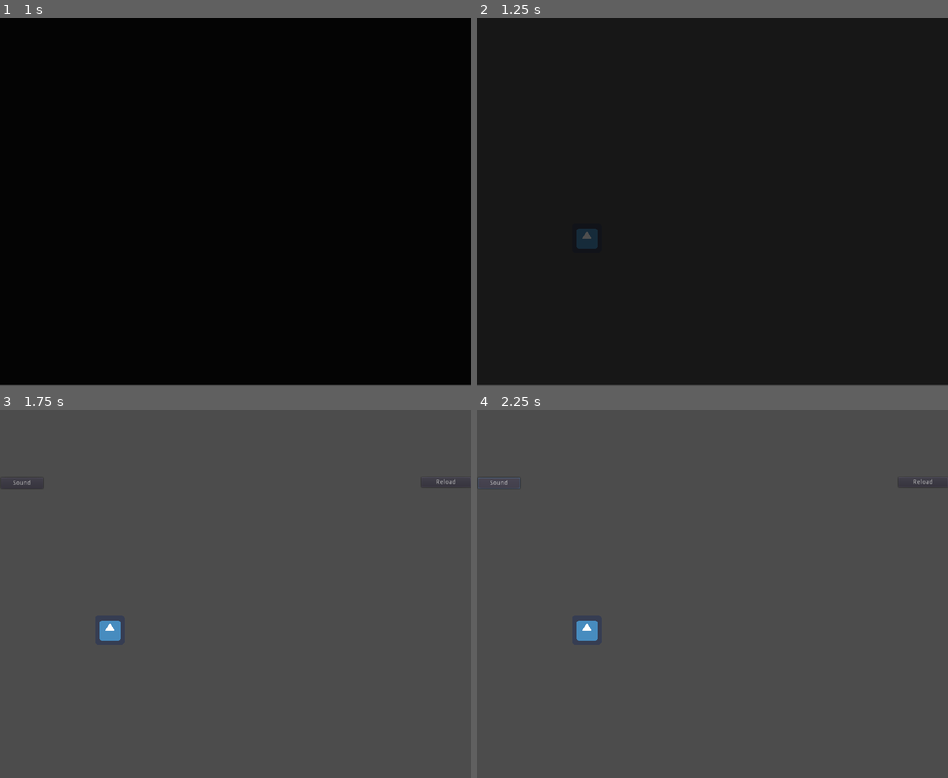
Above: before the commit, frames 1-4 (two rows, left to right).
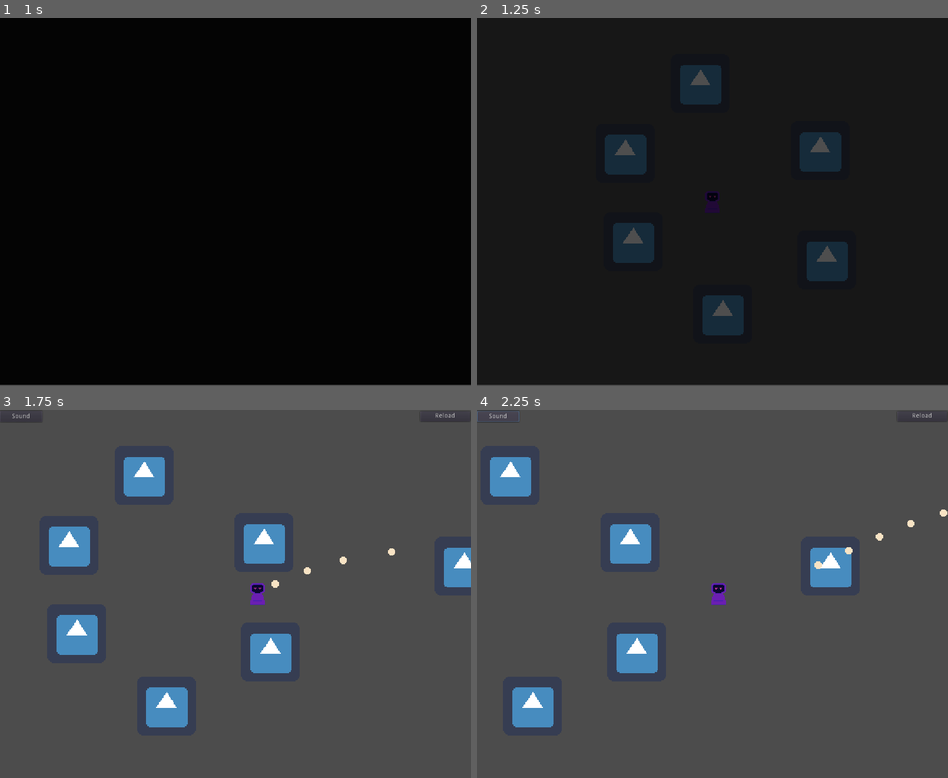
Above: after the commit, the same moments.

Repository: LeoCal4/LD46-Sanjuro-Game
Game: Godot game, scene res://Menu/Menu.tscn
Two runs of this game, one before a commit and one after it. Both use one fixed random seed, a clock stepped at 60 frames per second and the inputs below. The engine's default icon, where the game draws it, is replaced by a stand-in: a white triangle on a blue panel in a dark square.
Inputs (mouse positions are in pixels of both pictures, inside the frame that each line leads up to):
- Up to frame 1 (1 s): click "START" at 0.5 s
- Up to frame 2 (1.25 s): no input
- Up to frame 3 (1.75 s): move the mouse to (339, 575) at 1.27 s; press the mouse at (339, 575) at 1.28 s; hold Right (right) from 1.28 s (still down)
- Up to frame 4 (2.25 s): release Right (right) at 2 s; release the mouse at (816, 575) at 2 s; click "Sound" at 2 s

Frame 1 is identical in both runs. In frame 2, 6.0% of the frame differs, in the area x 21-79%, y 12-87%; in frame 3, 6.9%, in the area x 0-100%, y 0-87%; in frame 4, 5.3%.
Error before the commit: Invalid set index 'can_sound' (on base: 'Node (Globals.gd)') with value of type 'bool'. (res://Globals/UI/UI.gd:19)

Commit message:
Player and bullets base

Diff:
--- a/Globals/UI/UI.gd
+++ b/Globals/UI/UI.gd
@@ -16,4 +16,4 @@
 		SceneLoader.reload_scene()
 
 func _on_Button2_button_up():
-	Globals.can_sound = !Globals.sound
+	Globals.sound = !Globals.sound
--- a/Globals/UI/UI.tscn
+++ b/Globals/UI/UI.tscn
@@ -10,17 +10,17 @@
 position = Vector2( 0, 6 )
 
 [node name="Sound" type="Button" parent="Buttons"]
-margin_left = 2.0
-margin_top = 141.0
-margin_right = 94.0
-margin_bottom = 165.0
+margin_left = -0.332703
+margin_top = -3.6275
+margin_right = 91.6673
+margin_bottom = 20.3725
 text = "Sound"
 
 [node name="Reload" type="Button" parent="Buttons"]
-margin_left = 916.486
-margin_top = 140.051
-margin_right = 1024.49
-margin_bottom = 162.051
+margin_left = 914.153
+margin_top = -3.41016
+margin_right = 1022.16
+margin_bottom = 18.5898
 text = "Reload"
 [connection signal="button_up" from="Buttons/Sound" to="." method="_on_Button2_button_up"]
 [connection signal="button_down" from="Buttons/Reload" to="." method="_on_Button_button_down"]
--- /dev/null
+++ b/Player/Bullet/Bullet.gd
@@ -0,0 +1,14 @@
+extends Area2D
+
+export var speed = 10
+export var damage = 10
+var direction = Vector2()
+
+func _physics_process(delta):
+	position += direction * speed
+
+func _on_Bullet_body_entered(body):
+	if body.is_in_group('enemies'):
+		pass
+		#body.recieve_damage(damage, linear_velocity.normalized())
+	queue_free()
--- /dev/null
+++ b/Player/Bullet/Bullet.tscn
@@ -0,0 +1,16 @@
+[gd_scene load_steps=4 format=2]
+
+[ext_resource path="res://Player/Bullet/Bullet.gd" type="Script" id=1]
+[ext_resource path="res://Player/Bullet/Bullet.png" type="Texture" id=2]
+
+[sub_resource type="CircleShape2D" id=1]
+radius = 4.03942
+
+[node name="Bullet" type="Area2D"]
+script = ExtResource( 1 )
+
+[node name="Sprite" type="Sprite" parent="."]
+texture = ExtResource( 2 )
+
+[node name="CollisionShape2D" type="CollisionShape2D" parent="."]
+shape = SubResource( 1 )
--- /dev/null
+++ b/Player/Player.gd
@@ -0,0 +1,62 @@
+extends KinematicBody2D
+
+const MOVE_SPEED = 3000
+const MAX_SPEED = MOVE_SPEED * 12
+const SHOOT_DELAY = 0.1
+const FRICTION = 10
+const MAX_HEALTH = 100
+const DAMAGE = 30
+
+onready var bullet_start_position = $BulletStartPosition
+const bullet_scene = preload("res://Player/Bullet/Bullet.tscn")
+
+var health
+var move_dir
+var velocity
+var acceleration
+var shoot_delay_timer
+var can_shoot
+
+
+func _ready():
+	health = MAX_HEALTH
+	move_dir = Vector2(0, 0)
+	velocity = Vector2(0, 0)
+	acceleration = Vector2.ZERO
+	shoot_delay_timer = get_tree().create_timer(SHOOT_DELAY)
+	can_shoot = true
+	yield(get_tree(), 'idle_frame')
+	get_tree().call_group('enemies', 'set_player', self)
+
+func _physics_process(delta):
+	_handle_movement_input()
+	_handle_shooting()
+	_apply_movement(delta)
+	_apply_friction(delta)
+	#look_at(get_global_mouse_position())
+
+func _handle_movement_input():
+	move_dir = Vector2.ZERO
+	var move_dir_y = int(Input.is_action_pressed('down')) - int(Input.is_action_pressed('up'))
+	var move_dir_x = int(Input.is_action_pressed('right')) - int(Input.is_action_pressed('left'))
+	move_dir = Vector2(move_dir_x, move_dir_y).normalized()
+
+func _apply_movement(delta):
+	acceleration = move_dir * MOVE_SPEED * delta
+	velocity += acceleration.clamped(MAX_SPEED)
+	velocity = move_and_slide(velocity)
+
+func _apply_friction(delta):
+	velocity = velocity.linear_interpolate(Vector2.ZERO, FRICTION * delta)
+
+func _handle_shooting():
+	if Input.is_action_pressed('shoot') and can_shoot:
+		can_shoot = false
+		var bullet_instance = bullet_scene.instance()
+		bullet_instance.position = bullet_start_position.get_global_position()
+		bullet_instance.direction = -(self.global_position - get_global_mouse_position()).normalized()
+		bullet_instance.damage = DAMAGE
+		#bullet_instance.apply_impulse(Vector2.ZERO, Vector2(bullet_instance.speed, 0).rotated(rotation))
+		get_tree().get_root().add_child(bullet_instance)
+		yield(get_tree().create_timer(SHOOT_DELAY), "timeout")
+		can_shoot = true
--- /dev/null
+++ b/Player/Player.tscn
@@ -0,0 +1,30 @@
+[gd_scene load_steps=4 format=2]
+
+[ext_resource path="res://Player/Player.gd" type="Script" id=1]
+[ext_resource path="res://Player/Character.png" type="Texture" id=2]
+
+[sub_resource type="CapsuleShape2D" id=1]
+radius = 6.53317
+height = 11.3728
+
+[node name="Player" type="KinematicBody2D"]
+script = ExtResource( 1 )
+
+[node name="Sprite" type="Sprite" parent="."]
+texture = ExtResource( 2 )
+
+[node name="CollisionShape2D" type="CollisionShape2D" parent="."]
+shape = SubResource( 1 )
+
+[node name="Camera2D" type="Camera2D" parent="."]
+rotating = true
+current = true
+zoom = Vector2( 0.5, 0.5 )
+smoothing_enabled = true
+smoothing_speed = 10.0
+drag_margin_left = 0.1
+drag_margin_top = 0.1
+drag_margin_right = 0.1
+drag_margin_bottom = 0.1
+
+[node name="BulletStartPosition" type="Position2D" parent="."]
--- a/Scene1.tscn
+++ b/Scene1.tscn
@@ -1,9 +1,47 @@
-[gd_scene load_steps=2 format=2]
+[gd_scene load_steps=3 format=2]
 
-[ext_resource path="res://icon.png" type="Texture" id=1]
+[ext_resource path="res://Player/Player.tscn" type="PackedScene" id=1]
+[ext_resource path="res://icon.png" type="Texture" id=2]
 
 [node name="Scene1" type="Node2D"]
 
-[node name="icon" type="Sprite" parent="."]
-position = Vector2( 238.832, 478.403 )
-texture = ExtResource( 1 )
+[node name="Player" parent="." instance=ExtResource( 1 )]
+position = Vector2( 460.079, 211.946 )
+
+[node name="Walls" type="Node" parent="."]
+
+[node name="Sprite" type="Sprite" parent="Walls"]
+position = Vector2( 365.153, 158.949 )
+texture = ExtResource( 2 )
+
+[node name="Sprite2" type="Sprite" parent="Walls"]
+position = Vector2( 373.745, 254.891 )
+texture = ExtResource( 2 )
+
+[node name="Sprite3" type="Sprite" parent="Walls"]
+position = Vector2( 584.245, 274.939 )
+texture = ExtResource( 2 )
+
+[node name="Sprite4" type="Sprite" parent="Walls"]
+position = Vector2( 577.085, 156.085 )
+texture = ExtResource( 2 )
+
+[node name="Sprite5" type="Sprite" parent="Walls"]
+position = Vector2( 446.775, 83.0544 )
+texture = ExtResource( 2 )
+
+[node name="Sprite6" type="Sprite" parent="Walls"]
+position = Vector2( 471.119, 333.65 )
+texture = ExtResource( 2 )
+
+[node name="Sprite7" type="Sprite" parent="Walls"]
+position = Vector2( 160.381, 194.748 )
+texture = ExtResource( 2 )
+
+[node name="Sprite8" type="Sprite" parent="Walls"]
+position = Vector2( 478.279, 478.279 )
+texture = ExtResource( 2 )
+
+[node name="Sprite9" type="Sprite" parent="Walls"]
+position = Vector2( 794.745, 181.861 )
+texture = ExtResource( 2 )
--- a/project.godot
+++ b/project.godot
@@ -81,6 +81,11 @@
 , Object(InputEventKey,"resource_local_to_scene":false,"resource_name":"","device":0,"alt":false,"shift":false,"control":false,"meta":false,"command":false,"pressed":false,"scancode":68,"unicode":0,"echo":false,"script":null)
  ]
 }
+shoot={
+"deadzone": 0.5,
+"events": [ Object(InputEventMouseButton,"resource_local_to_scene":false,"resource_name":"","device":0,"alt":false,"shift":false,"control":false,"meta":false,"command":false,"button_mask":0,"position":Vector2( 0, 0 ),"global_position":Vector2( 0, 0 ),"factor":1.0,"button_index":1,"pressed":false,"doubleclick":false,"script":null)
+ ]
+}
 
 [rendering]
 
Binary file added: Player/Bullet/Bullet.png
Not shown, added: Player/Bullet/Bullet.png.import
Binary file added: Player/Character.png
Not shown, added: Player/Character.png.import
